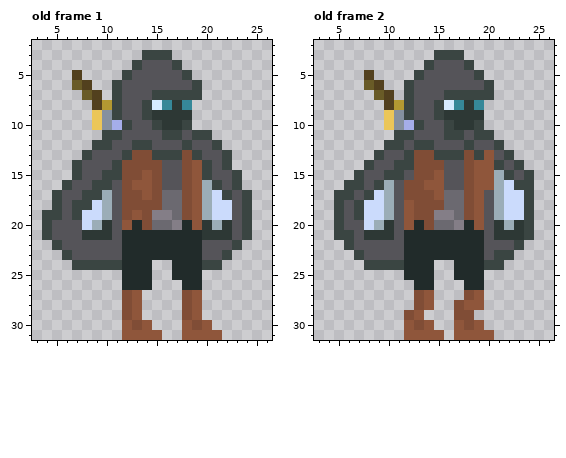
Edited in one commit: pixel-art file (2D Game/Assets/Sprites/Player/NewPlayer/Adventurer-Jump.aseprite). The first picture shows the starting point.
32x32 pixels, 7 frames. Pixels under 10% opacity are left out. Colours within 5 levels of each other are drawn and written as one. Shown: old frame 1: x 3..26, y 2..31; old frame 2: x 3..26, y 2..31. The commit also changed other frames, which this record leaves out.
New version:
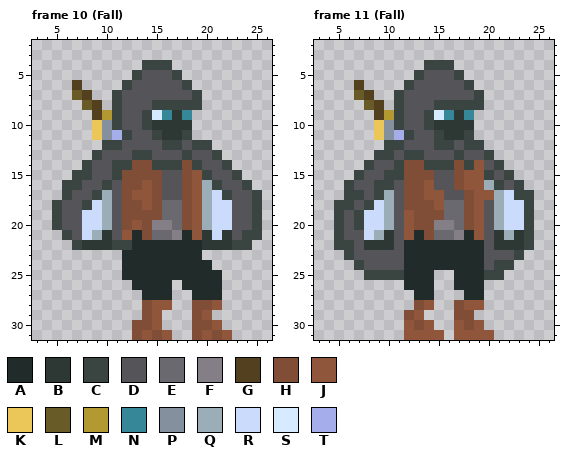
Palette (. is transparent): A #212b2a  B #2d3835  C #3a4542  D #555459  E #6b6970  F #847e87  G #52401e  H #804d36  J #8f563b  K #ebc659  L #695b27  M #b39932  N #368899  P #85909f  Q #9badb7  R #cbdbfc  S #d6ebff  T #a5aeea
A new or re-ordered frame is compared with the old frame closest to it.
The edit:
frames 7 -> 12
Changed rows in their new state; - is an unchanged pixel.
Frame 10 (Fall) is new; against old frame 1:
first column x 4:
 3 ----------...---------
 4 ---------.CCC.--------
 5 ---.----.C---C.-------
 6 ---G.--.C-----C.------
 7 ---LG.-----DDDD-------
 8 ----L-.---DCCCCC------
 9 -----GM----SN-N-------
10 -------CD-CB--B-------
11 -----KPTC--CBBC..-----
12 -----.-C-DD-CCDCC.----
13 ----.C--DCCDDDCD-C.---
14 ---.C---C--CCC-CD-----
15 ----C-D---H-----------
16 ---C-D---H---------DC-
17 -.C-D----J--DD------DC
18 ---D------J---------DC
19 .--D-----H-HE-------DC
20 .C---RQ-HJ-FFEH-QRR-DC
21 ..C-RQ--J-HEEF-J-R---C
22 -..CBBBCC-------BBB-C-
23 --......--------...---
24 ---.....---AA---A.----
25 -----------AA---AA----
26 --------.--AA---AA----
27 --------..AAA-.AAA----
28 --------..HJJ-.HHJ----
29 --------..HJ--.HJ-----
30 --------.-HJ--.-HJ----
31 --------.H-HJ-.H-HJ---
Frame 11 (Fall) is new; against old frame 2:
first column x 5:
 3 ----------...-------
 4 ----------CC..------
 5 ---.--------C..-----
 6 --G..--------C..----
 7 --LG..CD---DDD-.----
 8 ---LG.CD---CCCC-----
 9 ----GMCD-CSN-N.-----
10 ----KPCDDCBB--.-----
11 ----KPT---CBBC..----
12 --------DDCC--C..---
13 -----C--CDDD-DDC..--
14 -------H-CCCHC-D-..-
15 -------H--D-HJ-CD-..
16 --D--C----D-HJ-QCD-.
17 .-CDC----J-DD--J--C-
18 -CDC---H--J---------
19 ----------HE--------
20 --C-RQ--H-FFEH--QRR-
21 -D-RQ--J-HEEF-J--Q--
22 C--BBB----------BBBC
23 -CD-------------DDC-
24 --CDDDD---AA---D-C--
25 ---CCCC--------CC---
26 -------A----A-------
27 --------AA---AA-----
